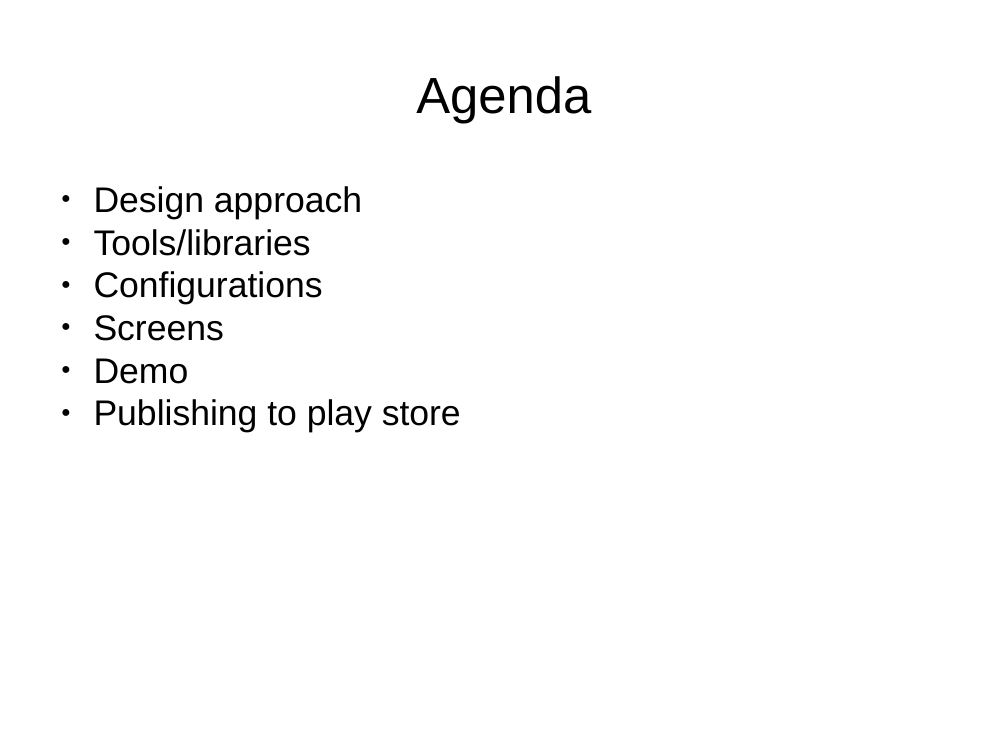
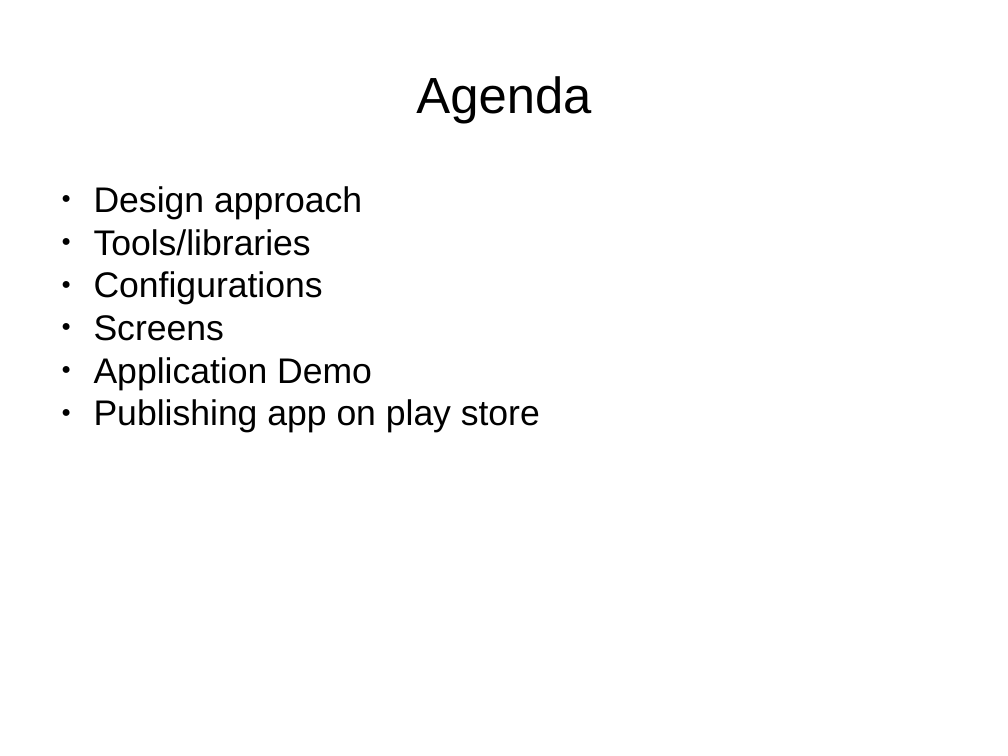
Before and after one commit to shwetaHerlekar/QuoteOfTheDay, a slide deck: slide 2 of documentation/Demo_Quote_of_the_day.pptx. Drawn at 1008x756 pixels with LibreOffice and Linux fonts; fonts in the diff are those of the drawing. Boxes give left, top, right and bottom in pixels: in the first picture for what was removed or moved away, otherwise in the second. Text is boxed around its words. In the diff, an @@ line names an element or a change of style, - is before the commit and + after.

Commit message:
modified ppt

```diff
--- a/documentation/Demo_Quote_of_the_day.pptx
+++ b/documentation/Demo_Quote_of_the_day.pptx
@@ text at bbox=[94, 357, 540, 433]: text changed @@
-● Demo
-● Publishing to play store
+● Application Demo
+● Publishing app on play store
```
Also in this commit, not shown: 2 other slides changed.
